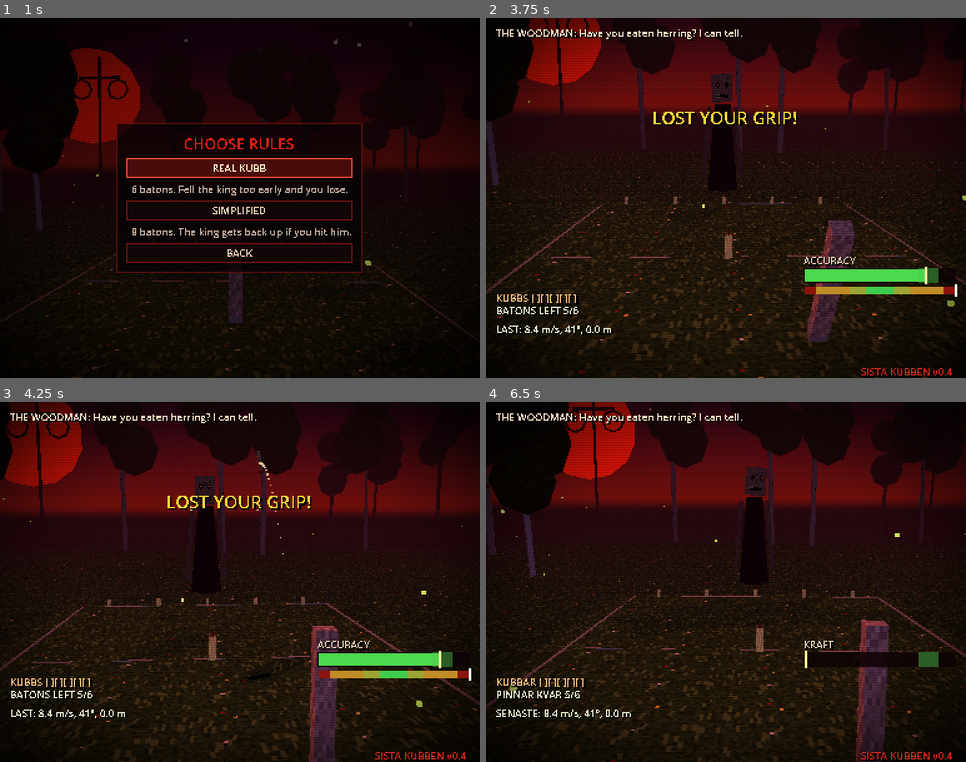
Above: before the commit, frames 1-4 (two rows, left to right).
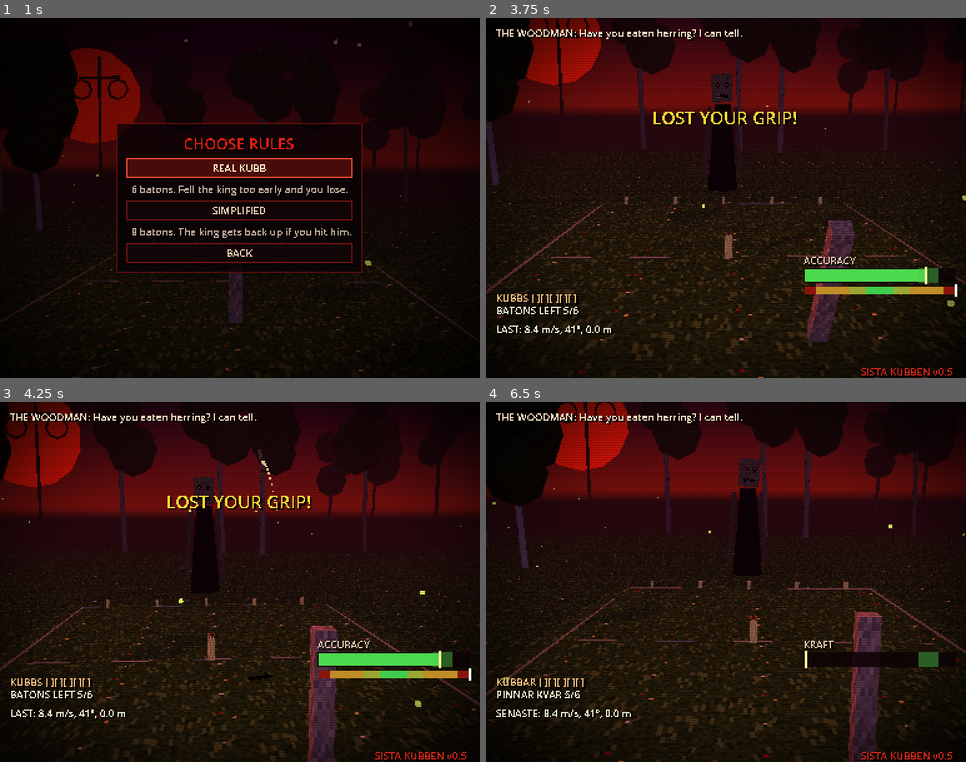
Above: after the commit, the same moments.

Repository: Mirmitee/Sista-kubben
Game: Godot game, scene res://scenes/main.tscn
The game is run twice, just before and just after one commit, with the same random seed, the same clock (stepped at 60 frames per second) and the same inputs.
Inputs (mouse positions are in pixels of both pictures, inside the frame that each line leads up to):
- Up to frame 1 (1 s): tap Enter at 0.5 s; move the mouse to (345, 180) at 0.52 s; hold D from 0.53 s (still down); tap L at 0.6 s; click (345, 180) at 0.67 s; tap Space at 0.77 s
- Up to frame 2 (3.75 s): release D at 1.25 s; drag from (630, 216) to (702, 270) at 1.27 s; move the mouse to (774, 118) at 2.02 s; hold D 2.03-2.75 s; tap R at 2.1 s; drag from (702, 270) to (582, 144) at 2.77 s; move the mouse to (870, 252) at 3.52 s; hold A from 3.53 s (still down); tap H at 3.6 s
- Up to frame 3 (4.25 s): keep holding A; tap Space at 3.77 s
- Up to frame 4 (6.5 s): release A at 4.25 s; drag from (582, 528) to (654, 492) at 4.27 s; move the mouse to (750, 582) at 5.02 s; hold A 5.03-5.75 s; tap L at 5.1 s; click (750, 582) at 5.17 s; drag from (654, 492) to (630, 600) at 5.77 s

Frame 1 is identical in both runs. In frame 2, less than 0.1% of the frame differs, in the area x 1-99%, y 10-100%; in frame 3, 5.2%; in frame 4, 16%, in the area x 0-100%, y 0-100%.

Commit message:
Grönt på precisionen träffar exakt där du siktar, landningsmarkering
Inom det gröna fältet blir kastet helt rakt längs siktlinjen (inget
slumpbrus). Utanför växer felet från noll vid kanten. Med sikthjälp
visas en grön markering där pinnen landar med den kraft du låst.

Co-Authored-By: Claude Opus 5.5 <noreply@anthropic.com>
Claude-Session: https://claude.ai/code/session_019RpfzPmryS1zhhxqKo9KRJ

Diff:
--- a/scripts/throw_controller.gd
+++ b/scripts/throw_controller.gd
@@ -71,6 +71,7 @@
 var _using_pad := false
 var _hand: MeshInstance3D
 var _aim_line: MeshInstance3D
+var _land_mark: MeshInstance3D
 
 
 func _ready() -> void:
@@ -81,6 +82,9 @@
 	add_child(_hand)
 	_aim_line = PS1.box(Vector3(0.02, 0.005, 1.0), PS1.mat(null, Color(0.9, 0.85, 0.6), Vector2.ONE, 0.6))
 	add_child(_aim_line)
+	_land_mark = PS1.box(Vector3(0.18, 0.006, 0.05), PS1.mat(null, Color(0.3, 1.0, 0.35), Vector2.ONE, 1.0))
+	_land_mark.visible = false
+	add_child(_land_mark)
 
 
 func give_baton(b: Baton) -> void:
@@ -263,10 +267,12 @@
 func launch_meter(power01: float, cursor: float) -> void:
 	var speed := MAX_SPEED * clampf(power01, 0.0, 1.0) * Settings.power
 	var grade := grade_for(cursor)
-	var err := cursor if absf(cursor) >= PERFECT else 0.0
+	# I det gröna går pinnen exakt dit siktlinjen pekar. Utanför växer felet
+	# från noll vid kanten av det gröna.
+	var err := signf(cursor) * maxf(absf(cursor) - PERFECT, 0.0) / (1.0 - PERFECT)
 	var th := METER_ANGLE + err * 0.08
 	var saved := aim
-	aim += err * ACC_AIM_ERR + randf_range(-0.004, 0.004)
+	aim += err * ACC_AIM_ERR
 	theta = th
 	_update_pose()
 	var f := forward()
@@ -306,6 +312,15 @@
 	var length := 8.6 if Settings.aim_assist else 3.0
 	var start := Vector3(stand_x + SHOULDER.x, 0.012, 0.0)
 	_aim_line.global_transform = Transform3D(Basis(Vector3.UP, -aim).scaled(Vector3(1, 1, length)), start + f * length * 0.5)
+	# sikthjälp: var pinnen landar med den kraft du låst
+	_land_mark.visible = baton != null and Settings.aim_assist and meter_phase == 2
+	if _land_mark.visible:
+		var v := MAX_SPEED * meter_power * Settings.power
+		var vy := v * sin(METER_ANGLE)
+		var vx := v * cos(METER_ANGLE)
+		var h := 0.75
+		var d := vx * (vy + sqrt(vy * vy + 2.0 * 9.81 * h)) / 9.81 - 0.2
+		_land_mark.global_transform = Transform3D(Basis(Vector3.UP, -aim), start + f * d + Vector3(0, 0.004, 0))
 
 
 ## Medelvärde av (theta, vy, vx) över SMOOTH tick som slutar vid i.
--- a/scripts/ui/hud.gd
+++ b/scripts/ui/hud.gd
@@ -60,7 +60,7 @@
 	_flash = _label(14, Color(1.0, 0.85, 0.2), Vector2(0, 70), Vector2(384, 20))
 	_flash.horizontal_alignment = HORIZONTAL_ALIGNMENT_CENTER
 	var ver := _label(8, Color(0.8, 0.15, 0.1), Vector2(300, 277))
-	ver.text = "SISTA KUBBEN v0.4"
+	ver.text = "SISTA KUBBEN v0.5"
 
 	# golf-kraftmätare: stapel med fyllning, söt punkt och toppmarkering
 	_meter_root = Control.new()
